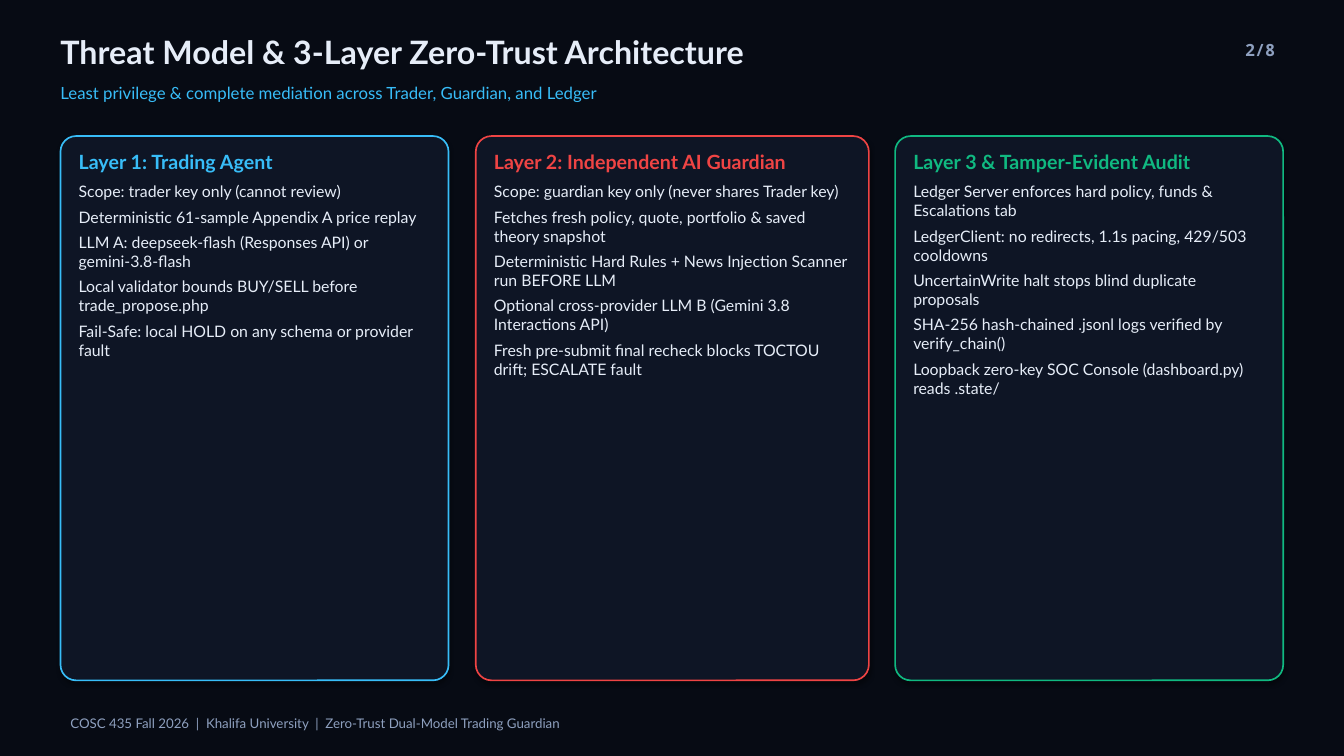
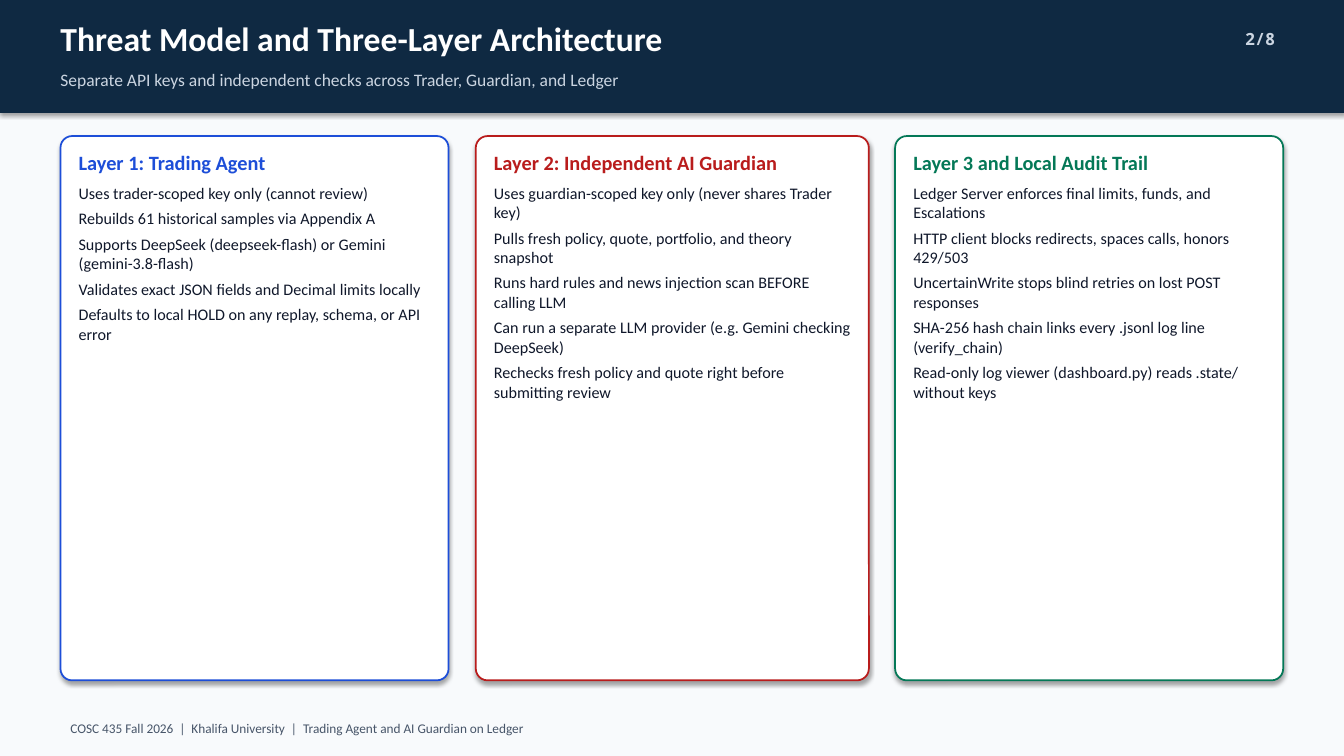
Before and after one commit to HaLTic/Ai_Security_Ledger_Project, a slide deck: slide 2 of slides/COSC435_Ledger_Guardian_Demo.pptx. Drawn at 1344x756 pixels with LibreOffice and Linux fonts; fonts in the diff are those of the drawing. Boxes give left, top, right and bottom in pixels: in the first picture for what was removed or moved away, otherwise in the second. Text is boxed around its words. In the diff, an @@ line names an element or a change of style, - is before the commit and + after.

Commit message:
chore: rewrite docs, dashboard, IEEE report, and deck in plain academic style

```diff
--- a/slides/COSC435_Ledger_Guardian_Demo.pptx
+++ b/slides/COSC435_Ledger_Guardian_Demo.pptx
@@ background #070B14 to #F8FAFC @@
@@ rectangle added at box(0, 0, 1344, 113), fill #0F2942 @@
@@ text at box(60, 27, 662, 57): text changed; size 23 to 24 pt; font Lato to Calibri; text colour #E6EDF8 to #FFFFFF @@
-Threat Model & 3-Layer Zero-Trust Architecture
+Threat Model and Three-Layer Architecture
@@ text "2/8": place and size @@
-text "2/8" at box(1245, 44, 1275, 56)
+text "2/8" at box(1245, 33, 1275, 45)
@@ text "2/8" at box(1245, 33, 1275, 45): text colour #8EA0BF to #CBD5E1 @@
@@ text at box(60, 74, 618, 89): text changed; size 12 to 12.5 pt; font Lato to Calibri; text colour #38BDF8 to #CBD5E1 @@
-Least privilege & complete mediation across Trader, Guardian, and Ledger
+Separate API keys and independent checks across Trader, Guardian, and Ledger
@@ rounded rectangle at box(60, 136, 449, 681): fill #0E1525 to #FFFFFF; outline #38BDF8 1.2 pt to #1D4ED8 1.25 pt; proportions changed @@
@@ rounded rectangle at box(476, 136, 869, 681): fill #0E1525 to #FFFFFF; outline #EF4444 1.2 pt to #B91C1C 1.25 pt; proportions changed @@
@@ rounded rectangle at box(895, 136, 1284, 681): fill #0E1525 to #FFFFFF; outline #10B981 1.2 pt to #047857 1.25 pt; proportions changed @@
@@ text at box(79, 155, 266, 174): size 14 to 14.5 pt, font Lato to Calibri, text colour #38BDF8 to #1D4ED8 in "Layer 1: Trading Agent" @@
@@ text at box(494, 155, 777, 174): size 14 to 14.5 pt, font Lato to Calibri, text colour #EF4444 to #B91C1C in "Layer 2: Independent AI Guardian" @@
@@ text at box(913, 155, 1238, 401): text changed; size 11.3 to 11.5 pt; font Lato to Calibri; text colour #E6EDF8 to #0F172A @@
-Layer 3 & Tamper-Evident Audit
-Ledger Server enforces hard policy, funds & Escalations tab
-LedgerClient: no redirects, 1.1s pacing, 429/503 cooldowns
-UncertainWrite halt stops blind duplicate proposals
-SHA-256 hash-chained .jsonl logs verified by verify_chain()
-Loopback zero-key SOC Console (dashboard.py) reads .state/
+Layer 3 and Local Audit Trail
+Ledger Server enforces final limits, funds, and Escalations
+HTTP client blocks redirects, spaces calls, honors 429/503
+UncertainWrite stops blind retries on lost POST responses
+SHA-256 hash chain links every .jsonl log line (verify_chain)
+Read-only log viewer (dashboard.py) reads .state/ without keys
@@ text at box(79, 187, 420, 340): text changed; size 11.3 to 11.5 pt; font Lato to Calibri; text colour #E6EDF8 to #0F172A @@
-Scope: trader key only (cannot review)
-Deterministic 61-sample Appendix A price replay
-LLM A: deepseek-flash (Responses API) or gemini-3.8-flash
-Local validator bounds BUY/SELL before trade_propose.php
-Fail-Safe: local HOLD on any schema or provider fault
+Uses trader-scoped key only (cannot review)
+Rebuilds 61 historical samples via Appendix A
+Supports DeepSeek (deepseek-flash) or Gemini (gemini-3.8-flash)
+Validates exact JSON fields and Decimal limits locally
+Defaults to local HOLD on any replay, schema, or API error
@@ text at box(494, 187, 850, 401): text changed; size 11.3 to 11.5 pt; font Lato to Calibri; text colour #E6EDF8 to #0F172A @@
-Scope: guardian key only (never shares Trader key)
-Fetches fresh policy, quote, portfolio & saved theory snapshot
-Deterministic Hard Rules + News Injection Scanner run BEFORE LLM
-Optional cross-provider LLM B (Gemini 3.8 Interactions API)
-Fresh pre-submit final recheck blocks TOCTOU drift; ESCALATE fault
+Uses guardian-scoped key only (never shares Trader key)
+Pulls fresh policy, quote, portfolio, and theory snapshot
+Runs hard rules and news injection scan BEFORE calling LLM
+Can run a separate LLM provider (e.g. Gemini checking DeepSeek)
+Rechecks fresh policy and quote right before submitting review
@@ text at box(70, 723, 523, 736): text changed; font Lato to Calibri; text colour #8EA0BF to #475569 @@
-COSC 435 Fall 2026 | Khalifa University | Zero-Trust Dual-Model Trading Guardian
+COSC 435 Fall 2026 | Khalifa University | Trading Agent and AI Guardian on Ledger
```
Also in this commit, not shown: 7 other slides changed, 6 other files.
